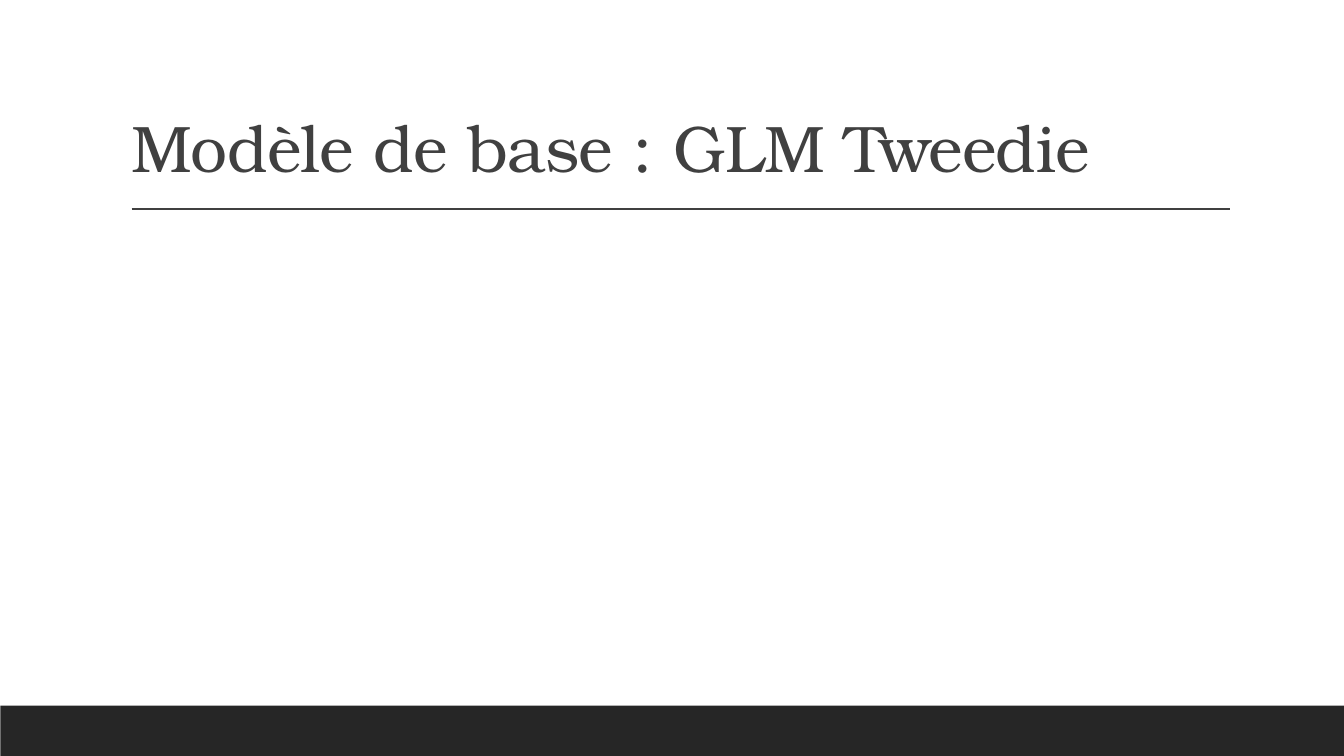
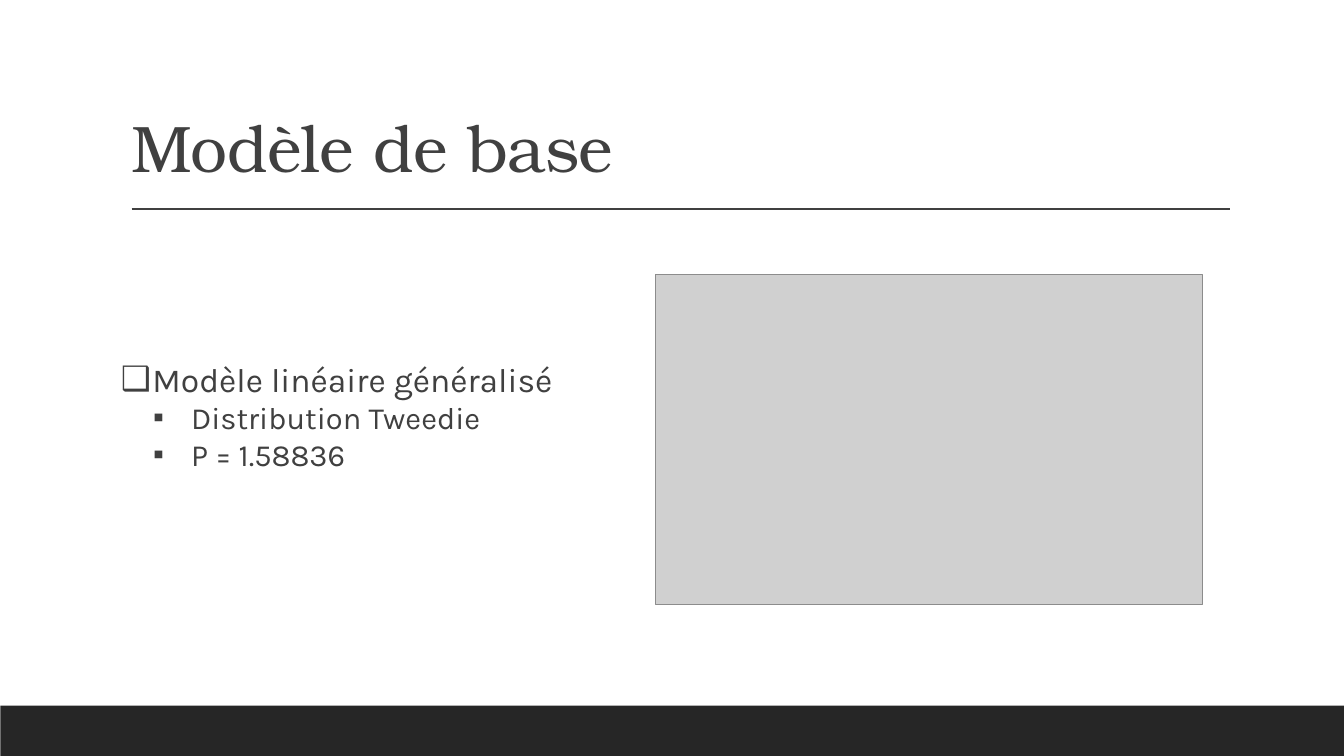
Before and after one commit to Dan-UL/PasDePlaziat, a slide deck: slide 9 of Final/Presentation_Equipe9.pptx. Drawn at 1344x756 pixels with LibreOffice and Linux fonts; fonts in the diff are those of the drawing; grey boxes stand for pictures. Boxes give left, top, right and bottom in pixels: in the first picture for what was removed or moved away, otherwise in the second. Text is boxed around its words. In the diff, an @@ line names an element or a change of style, - is before the commit and + after.

```diff
--- a/Final/Presentation_Equipe9.pptx
+++ b/Final/Presentation_Equipe9.pptx
@@ title at <box>131,125,613,173</box>: text changed @@
-Modèle de base : GLM Tweedie
+Modèle de base
@@ picture added at <box>655,275,1203,605</box> @@
@@ text added at <box>152,366,553,467</box>, 22 pt, text #404040 @@
+❑ Modèle linéaire généralisé
+  ▪ Distribution Tweedie
+  ▪ P = 1.58836
```
Also in this commit, not shown: 3 other slides changed, 1 other file.
